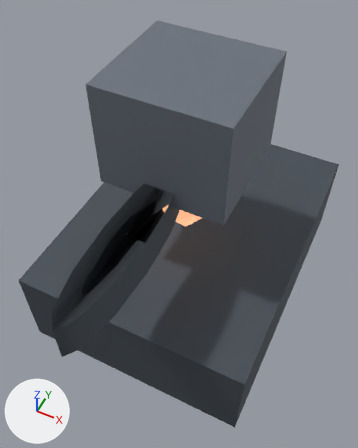
One commit to the glTF model public/assets/3d/enemies/war-machine.glb: the scene before it, then after it.
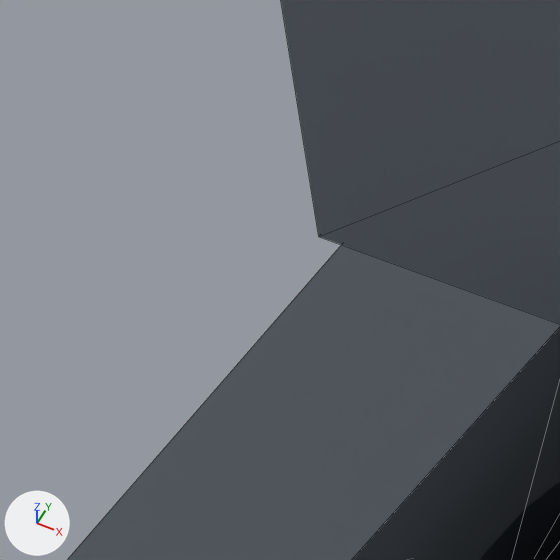
The first picture shows the older version from a 50 mm lens placed at (0.72, -1.64, 2.7), pointed at (0.02, -0.23, 0.94). The close-ups show the older and then the newer version on the part from 16% to 37% of the width and 33% to 50% of the height of that picture. Only the edits that show in the close-ups are written down. Arrows for +X, +Y and +Z are at lower left; the lights stay in place. The close-ups show mesh edges as thin lines. Where no turn or scale is listed for an object, it has been applied to the vertices.

The scene before the commit, as lines of its bpy script (objects in view):
```python
me_box_0 = bpy.data.meshes.new('box_0')
me_box_0.from_pydata(...)  # a box spanning x -0.29..0.29, y -0.275..0.275, z -0.24..0.24
me_box_0.materials.append(mat_obsidian)  # grey #6e7680
me_box_3 = bpy.data.meshes.new('box_3')
me_box_3.from_pydata(...)  # a box spanning x -0.5..0.5, y -0.5..0.5, z -0.5..0.5
me_box_3.materials.append(mat_deepshadow)  # greyish blue #49515a
me_cylinder_3 = bpy.data.meshes.new('cylinder_3')
me_cylinder_3.from_pydata(...)  # 28 vertices, 48 faces; spans x -0.09..0.09, y -0.45..0.45, z -0.09..0.09
me_cylinder_3.materials.append(mat_deepshadow)  # greyish blue #49515a
ob_gun = bpy.data.objects.new('gun', me_cylinder_3)
ob_gun.location = (0.0, -0.65, 1.2)
ob_head = bpy.data.objects.new('head', me_box_0)
ob_head.location = (0.0, -0.1, 1.45)
ob_lowerhull = bpy.data.objects.new('lowerHull', me_box_3)
ob_lowerhull.parent = ob_modelroot
ob_lowerhull.location = (0.0, 0.0, 0.52)
ob_lowerhull.scale = (1.15, 1.5, 0.48)
```
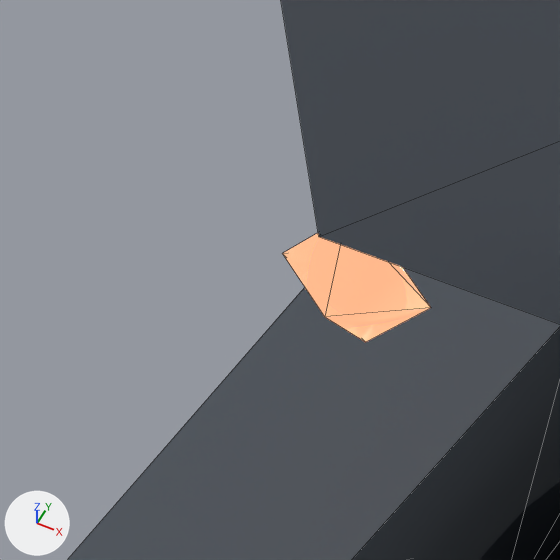
Location of each change, (x1, y1, x2, y2) in pixels of the close-ups (560 x 560 px):
'PowerBolt-1', added (beige)
    after: (282, 233, 431, 342)

What the commit changed:
Object 'PowerBolt-1' (ob_powerbolt_1) is new; it shows me_octa_2.
Its parent is ob_modelroot.
Its location is (-0.42, -0.18, 0.95).
Its scale is (0.12, 0.08, 0.12).
